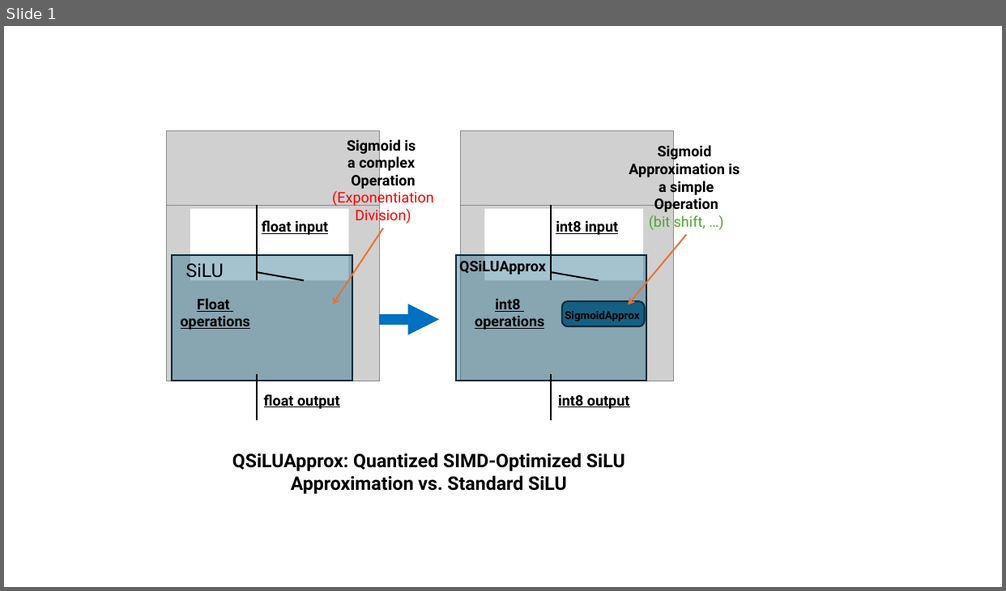
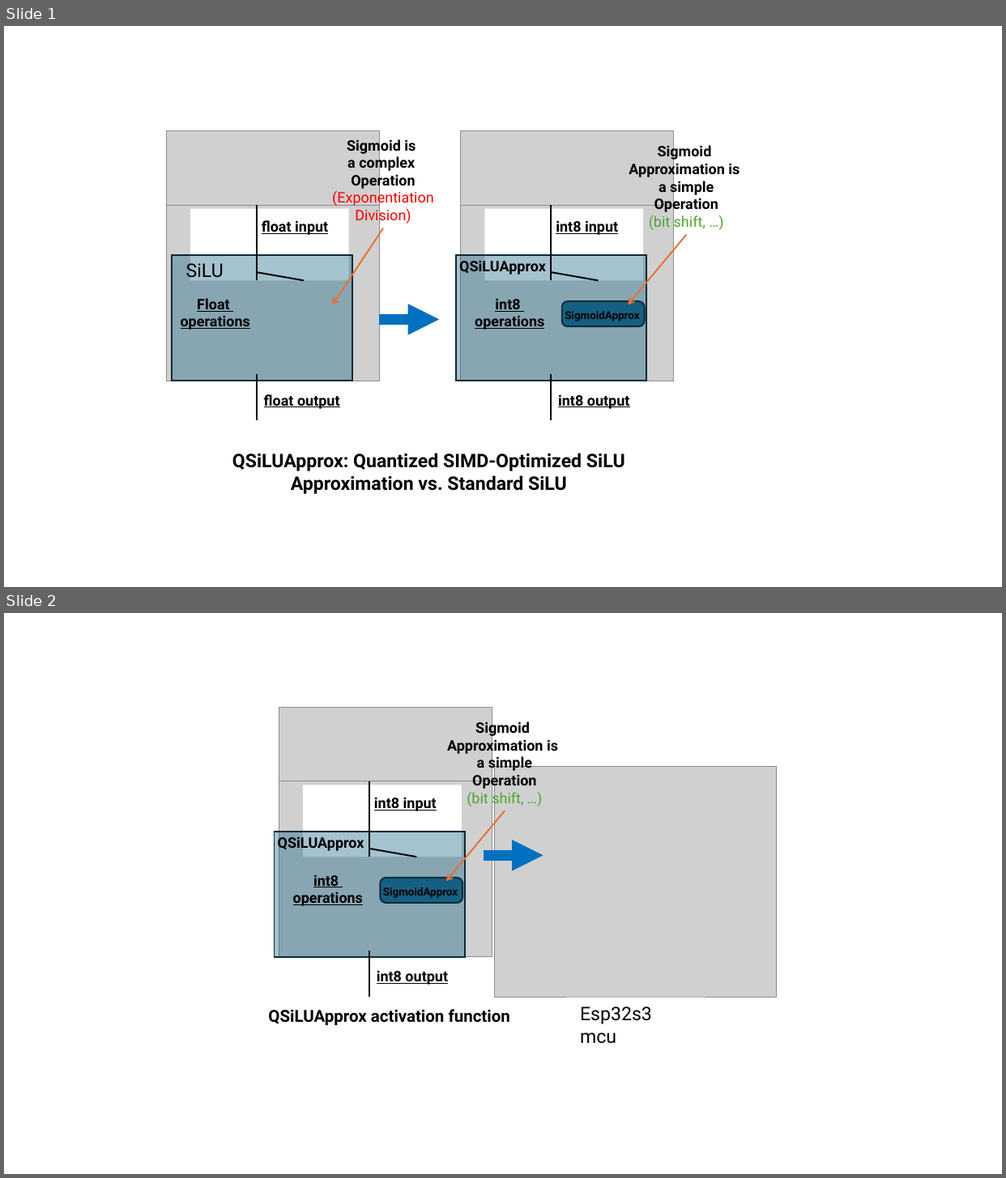
Before and after one commit to BoumedineBillal/silu_quantizer, a slide deck: assets/temp.pptx. Shown one above the other, each under a label of ours: slide 1 before the commit, slides 1 and 2 after it. The pictures are 1006x591 and 1006x1178 pixels, drawn with LibreOffice and Linux fonts; fonts in the diff are those of the drawing; grey boxes stand for pictures. Boxes give left, top, right and bottom in pixels: in the first picture for what was removed or moved away, otherwise in the second. Text is boxed around its words. In the diff, an @@ line names an element or a change of style, - is before the commit and + after.

Commit message:
add QSiLUApprox implementation..

```diff
--- a/assets/temp.pptx
+++ b/assets/temp.pptx
@@ slide 2 added at (x1=4, y1=613, x2=1002, y2=1174), background #FFFFFF @@
@@ picture added at (x1=279, y1=707, x2=492, y2=884) @@
@@ text added at (x1=447, y1=720, x2=558, y2=807), 14 pt, text #000000, bold @@
+Sigmoid
+Approximation is
+a simple
+Operation
+(bit shift, …)
@@ rectangle added at (x1=279, y1=759, x2=437, y2=855), fill #FFFFFF @@
@@ picture added at (x1=279, y1=781, x2=492, y2=957) @@
@@ line added from (369, 781) to (369, 857), #000000 1.5 pt @@
@@ picture added at (x1=494, y1=766, x2=777, y2=997) @@
@@ rectangle added at (x1=304, y1=786, x2=462, y2=857), fill #FFFFFF @@
@@ text added at (x1=374, y1=797, x2=437, y2=811), 14 pt, text #000000, bold, underline @@
+int8 input
@@ arrow added from (505, 811) to (446, 881), #E97132 1.5 pt @@
@@ rectangle added at (x1=275, y1=832, x2=465, y2=957), fill #156082 at 38% opacity, outline #092A39 1.5 pt @@
@@ text added at (x1=278, y1=835, x2=364, y2=853), 14 pt, text #000000, bold @@
+QSiLUApprox
@@ line added from (416, 857) to (369, 849), #000000 1.5 pt @@
@@ arrow added from (484, 855) to (543, 855), #0070C0 10 pt @@
@@ text added at (x1=293, y1=875, x2=363, y2=906), 14 pt, text #000000, bold, underline @@
+int8
+operations
@@ rounded rectangle added at (x1=381, y1=878, x2=463, y2=904), fill #156082, outline #092A39 1.5 pt @@
@@ text added at (x1=383, y1=888, x2=458, y2=898), 10.5 pt, text #000000, bold @@
+SigmoidApprox
@@ line added from (369, 952) to (369, 997), #000000 1.5 pt @@
@@ text added at (x1=377, y1=970, x2=448, y2=985), 14 pt, text #000000, bold, underline @@
+int8 output
@@ text added at (x1=268, y1=1009, x2=510, y2=1026), 16 pt, text #000000, bold @@
+QSiLUApprox activation function
@@ text added at (x1=580, y1=1007, x2=652, y2=1044), 18 pt, text #000000 @@
+Esp32s3 mcu
```
Also in this commit, not shown: 3 other files.
